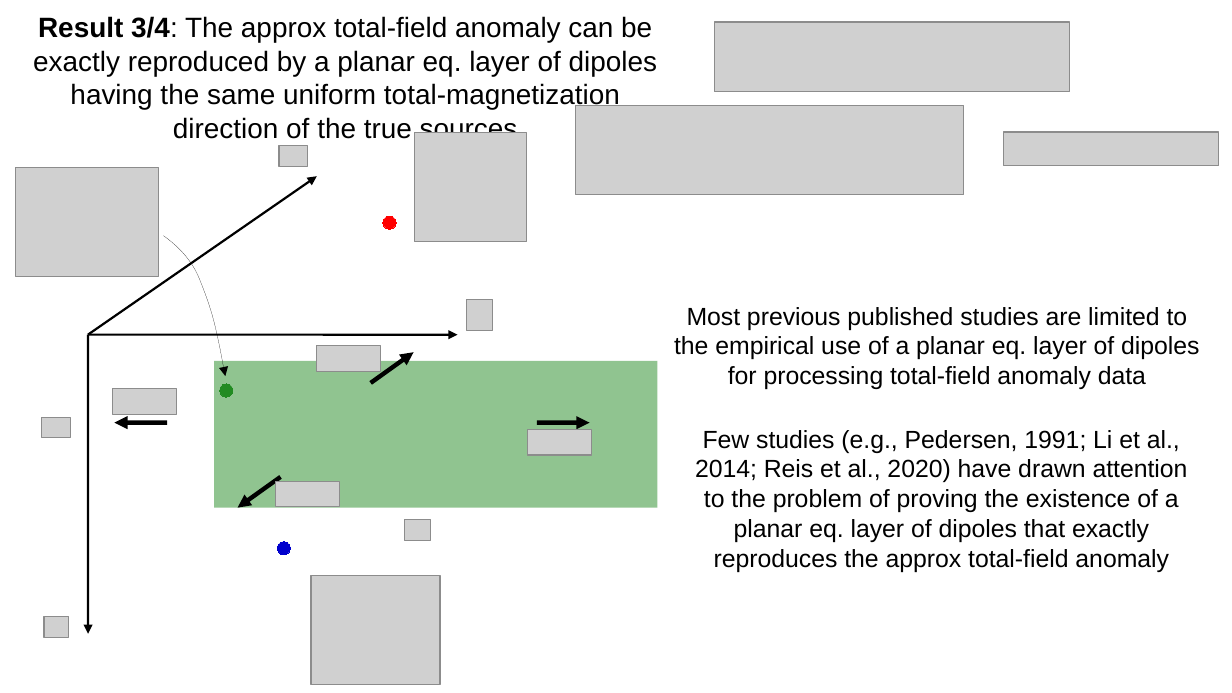
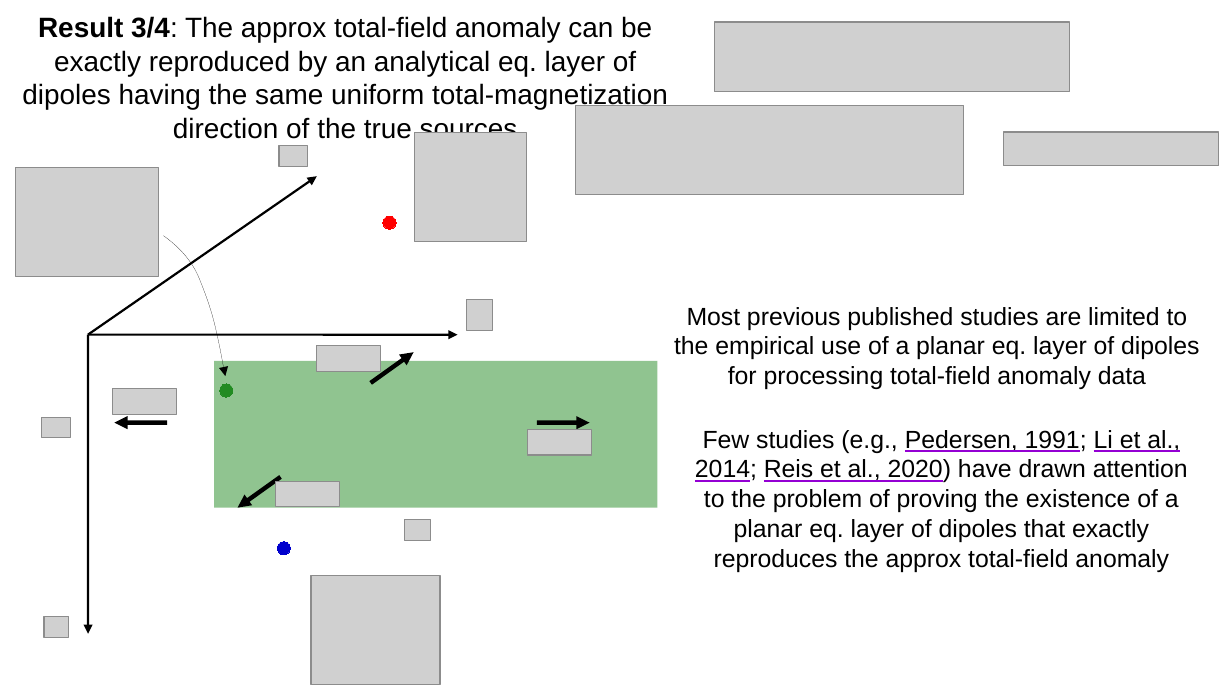
Before and after one commit to pinga-lab/EqL-overview-TU-Freiberg, a slide deck: slide 137 of TU-Freiberg-feb2022.odp (slide 118 before the commit). Drawn at 1232x693 pixels with LibreOffice and Linux fonts; fonts in the diff are those of the drawing; grey boxes stand for pictures. Boxes give left, top, right and bottom in pixels: in the first picture for what was removed or moved away, otherwise in the second. Text is boxed around its words. In the diff, an @@ line names an element or a change of style, - is before the commit and + after.

```diff
--- a/TU-Freiberg-feb2022.odp
+++ b/TU-Freiberg-feb2022.odp
@@ text at (22,16,668,139): text changed @@
-Result 3/4: The approx total-field anomaly can be exactly reproduced by a planar eq. layer of dipoles having the same uniform total-magnetization direction of the true sources
+Result 3/4: The approx total-field anomaly can be exactly reproduced by an analytical eq. layer of dipoles having the same uniform total-magnetization direction of the true sources
@@ text "Few studies (e.g., Pedersen, 1991; ..." at (695,430,1188,572): underline on in "Pedersen, 1991; Li et al., 2014; Reis ..." @@
```
Also in this commit, not shown: 82 other slides changed, 24 slides added, 2 slides removed, 2 other files.
